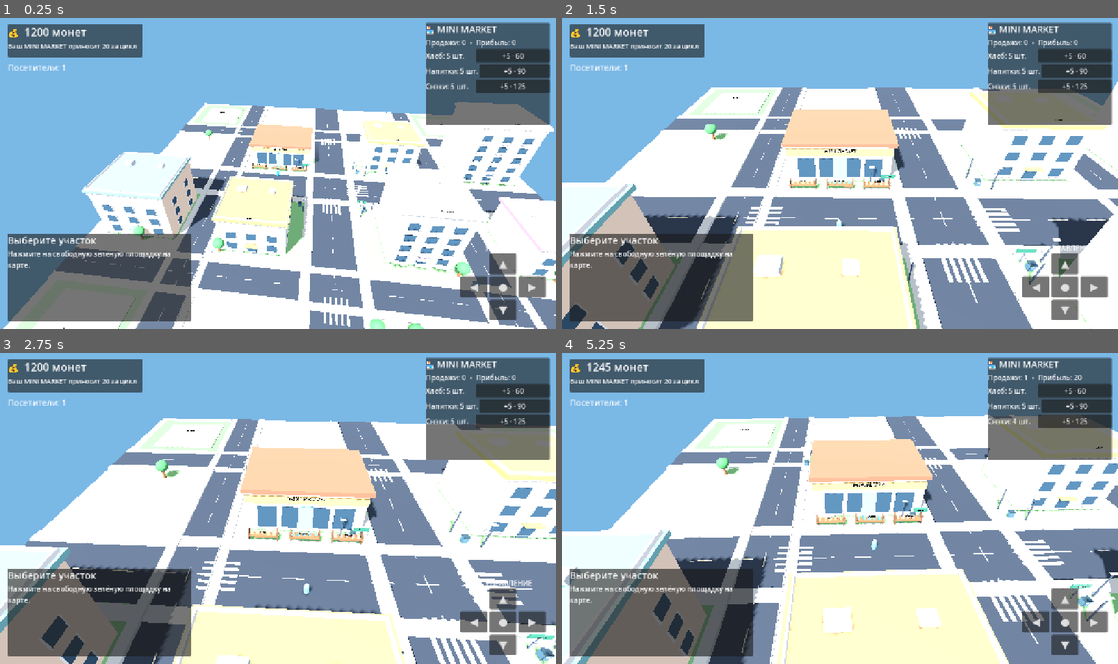
Above: before the commit, frames 1-4 (two rows, left to right).
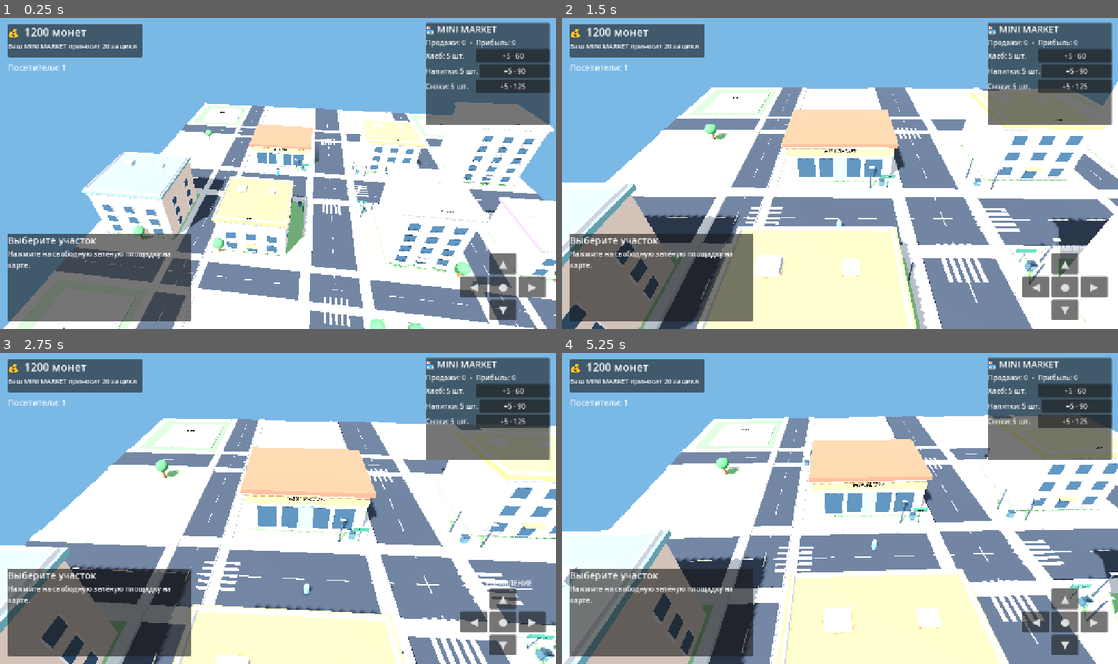
Above: after the commit, the same moments.

Repository: uchihabaha05-del/MINI-WORLD-TYCOON
Game: Godot game, scene res://scenes/Main.tscn
Two runs of this game, one before a commit and one after it. Both use one fixed random seed, a clock stepped at 60 frames per second and the inputs below.
Inputs (mouse positions are in pixels of both pictures, inside the frame that each line leads up to):
- Up to frame 1 (0.25 s): no input
- Up to frame 2 (1.5 s): move the mouse to (812, 235) at 0.52 s; hold W from 0.53 s (still down); click (812, 235) at 0.67 s; move the mouse to (1006, 220) at 1.27 s
- Up to frame 3 (2.75 s): move the mouse to (111, 461) at 2.02 s; release W at 2.03 s; hold A from 2.03 s (still down)
- Up to frame 4 (5.25 s): move the mouse to (867, 508) at 2.77 s; click (867, 508) at 2.92 s; move the mouse to (756, 430) at 3.52 s; release A at 3.53 s; hold S 3.53-4.28 s; move the mouse to (962, 492) at 4.27 s; hold D 4.28-5.03 s; move the mouse to (728, 524) at 5.02 s; hold W from 5.03 s (still down); click (728, 524) at 5.17 s

The runs differ from the first frame. In frame 1, 0.1% of the frame differs, in the area x 45-56%, y 46-50%; in frame 2, 0.3%; in frame 3, 0.5%; in frame 4, 0.5%, in the area x 6-94%, y 3-56%.

Commit message:
Add checkout counter cashier and customer-driven sales

Diff:
--- a/scripts/store_gameplay.gd
+++ b/scripts/store_gameplay.gd
@@ -7,7 +7,6 @@
 	{"name": "Снэки", "buy": 25, "sell": 45, "color": Color("#d77d68")}
 ]
 const RESTOCK_AMOUNT := 5
-const SALES_INTERVAL := 5.0
 
 var manager: Node
 var stock: Array[int] = [5, 5, 5]
@@ -15,7 +14,6 @@
 var sales_label: Label
 var total_sales := 0
 var total_profit := 0
-var sales_timer: Timer
 var rng := RandomNumberGenerator.new()
 
 func _ready() -> void:
@@ -23,7 +21,6 @@
 	manager = get_parent().get_node_or_null("TycoonManager")
 	_build_shelves()
 	_create_shop_interface()
-	_start_sales_timer()
 	_refresh_shop_ui()
 
 func _build_shelves() -> void:
@@ -31,7 +28,7 @@
 		var x := -21.0 + float(i) * 6.0
 		var shelf := Node3D.new()
 		shelf.name = "ProductShelf_%d" % i
-		shelf.position = Vector3(x, 0.0, -7.0)
+		shelf.position = Vector3(x, 0.0, -14.0)
 		add_child(shelf)
 
 		var base := MeshInstance3D.new()
@@ -59,6 +56,7 @@
 		label.modulate = Color.WHITE
 		shelf.add_child(label)
 		_update_shelf_products(shelf, i)
+	_build_checkout_area()
 
 func _update_shelf_products(shelf: Node3D, product_id: int) -> void:
 	for child in shelf.get_children():
@@ -132,21 +130,45 @@
 	if shelf:
 		_update_shelf_products(shelf, product_id)
 
-func _start_sales_timer() -> void:
-	sales_timer = Timer.new()
-	sales_timer.wait_time = SALES_INTERVAL
-	sales_timer.autostart = true
-	sales_timer.timeout.connect(_process_customer_purchase)
-	add_child(sales_timer)
-
-func _process_customer_purchase() -> void:
+func _build_checkout_area() -> void:
+	# Checkout counter inside the shop, facing the entrance.
+	_box(Vector3(5.0, 1.05, 1.25), Vector3(-15.0, 0.55, -10.4), Color("#76513b"), "CheckoutCounter")
+	_box(Vector3(4.8, 0.12, 1.15), Vector3(-15.0, 1.12, -10.4), Color("#d6b98c"), "CheckoutTop")
+	_box(Vector3(1.0, 0.65, 0.65), Vector3(-15.0, 1.48, -10.2), Color("#303b43"), "CashRegister")
+	# A simple cashier character behind the counter.
+	var cashier := Node3D.new()
+	cashier.name = "Cashier"
+	cashier.position = Vector3(-15.0, 0.0, -12.0)
+	add_child(cashier)
+	_capsule(cashier, Vector3(0, 0.85, 0), 0.34, 1.5, Color("#315f86"))
+	_sphere(cashier, Vector3(0, 1.75, 0), 0.23, Color("#e8b995"))
+	var cashier_tag := Label3D.new()
+	cashier_tag.text = "КАССИР"
+	cashier_tag.font_size = 24
+	cashier_tag.pixel_size = 0.01
+	cashier_tag.position = Vector3(0, 2.2, 0)
+	cashier.add_child(cashier_tag)
+	# Queue markers outside the entrance.
+	for i in range(3):
+		var marker := MeshInstance3D.new()
+		marker.name = "QueueMarker_%d" % i
+		var mesh := CylinderMesh.new()
+		mesh.top_radius = 0.22
+		mesh.bottom_radius = 0.22
+		mesh.height = 0.035
+		marker.mesh = mesh
+		marker.position = Vector3(-15.0 + float(i - 1) * 1.1, 0.12, -6.2)
+		marker.material_override = _mat(Color("#e8c75b"))
+		add_child(marker)
+
+func serve_customer() -> void:
 	var available: Array[int] = []
 	for i in range(stock.size()):
 		if stock[i] > 0:
 			available.append(i)
 	if available.is_empty() or manager == null:
+		sales_label.text = "Нет товара на полках"
 		return
-
 	var product_id: int = available[rng.randi_range(0, available.size() - 1)]
 	stock[product_id] -= 1
 	var sale := int(PRODUCTS[product_id]["sell"])
@@ -161,6 +183,36 @@
 	if shelf:
 		_update_shelf_products(shelf, product_id)
 
+func _box(size: Vector3, pos: Vector3, color: Color, node_name: String) -> void:
+	var instance := MeshInstance3D.new()
+	instance.name = node_name
+	var mesh := BoxMesh.new()
+	mesh.size = size
+	instance.mesh = mesh
+	instance.position = pos
+	instance.material_override = _mat(color)
+	add_child(instance)
+
+func _capsule(parent: Node3D, pos: Vector3, radius: float, height: float, color: Color) -> void:
+	var instance := MeshInstance3D.new()
+	var mesh := CapsuleMesh.new()
+	mesh.radius = radius
+	mesh.height = height
+	instance.mesh = mesh
+	instance.position = pos
+	instance.material_override = _mat(color)
+	parent.add_child(instance)
+
+func _sphere(parent: Node3D, pos: Vector3, radius: float, color: Color) -> void:
+	var instance := MeshInstance3D.new()
+	var mesh := SphereMesh.new()
+	mesh.radius = radius
+	mesh.height = radius * 2.0
+	instance.mesh = mesh
+	instance.position = pos
+	instance.material_override = _mat(color)
+	parent.add_child(instance)
+
 func _refresh_shop_ui() -> void:
 	for i in range(stock_labels.size()):
 		stock_labels[i].text = "%s: %d шт." % [PRODUCTS[i]["name"], stock[i]]
